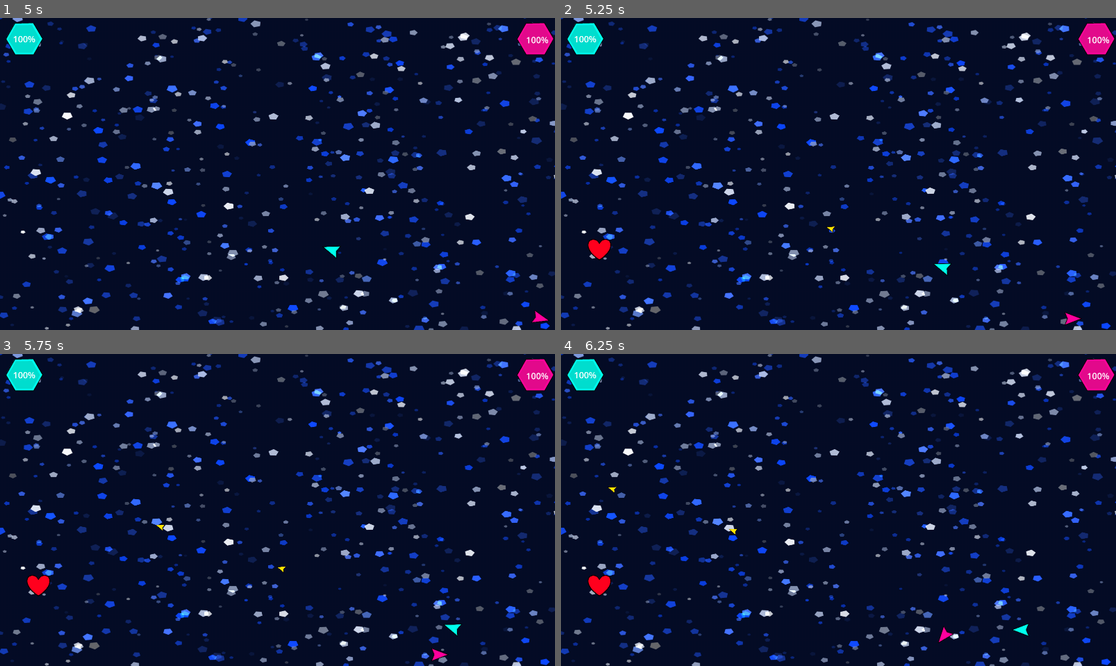
Above: before the commit, frames 1-4 (two rows, left to right).
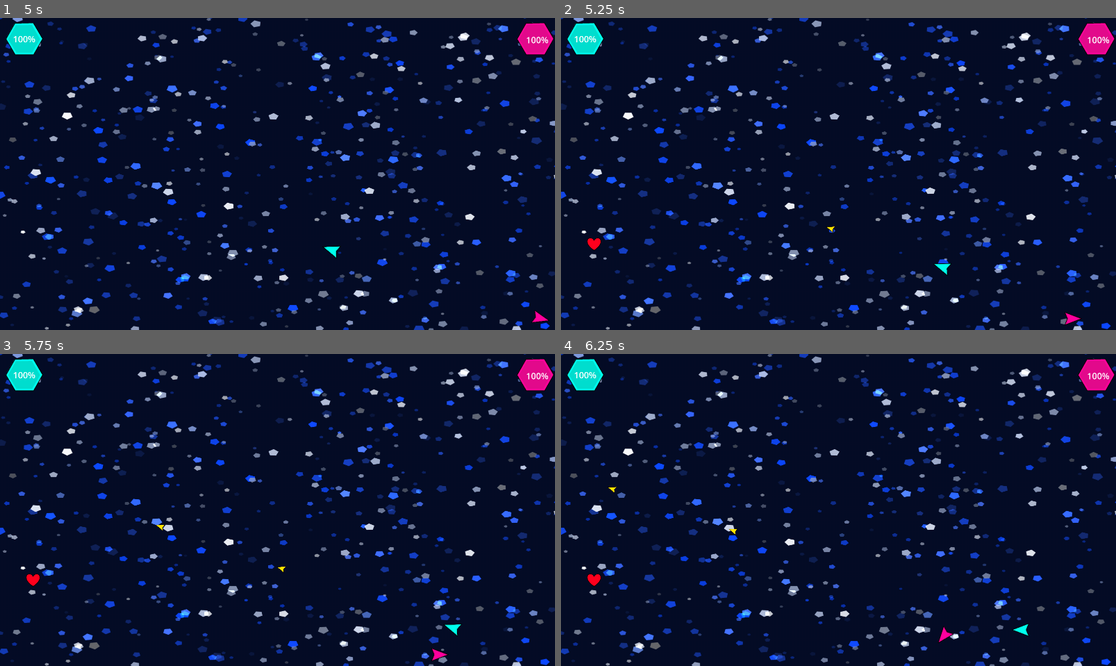
Above: after the commit, the same moments.

Repository: Jsadul/Retro-shooter
Game: Godot game, scene res://Scenes/game.tscn
Same seed, same stepped clock (60 frames per second), same inputs: the game is played once before the commit and once after it.
Inputs:
- Up to frame 1 (5 s): tap Enter at 0.5, 4.25 s; hold Right (ui_right) 0.53-1.28 s; tap A (A) at 0.6, 3.05, 3.6 s; tap D (D) at 0.8, 1.35, 3.8, 4.35 s; hold Down (ui_down) 1.28-2.03 s; tap S (S) at 1.55, 2.1, 4.55 s; tap Space (shoot) at 2, 2.3, 2.85 s; hold Right (ui_right) 2.03-2.78 s; hold Up (ui_up) 2.78-3.53 s; hold Left (ui_left) from 3.53 s (still down)
- Up to frame 2 (5.25 s): tap Space (shoot) at 5 s; release Left (ui_left) at 5.03 s; hold Down (ui_down) from 5.03 s (still down); tap S (S) at 5.1 s
- Up to frame 3 (5.75 s): keep holding Down (ui_down); tap Space (shoot) at 5.3 s
- Up to frame 4 (6.25 s): release Down (ui_down) at 5.78 s; hold Right (ui_right) from 5.78 s (still down); tap Shift (Shoot_2) at 5.85 s; tap A (A) at 6.05 s

Frame 1 is identical in both runs. In frame 2, 0.2% of the frame differs, in the area x 4-10%, y 70-78%; in frame 3, 0.2%; in frame 4, 0.2%.

Commit message:
sound added
sounds for the main game part added

Diff:
--- a/Scenes/bullet.tscn
+++ b/Scenes/bullet.tscn
@@ -2,6 +2,7 @@
 
 [ext_resource type="Script" uid="uid://qirqw4dp0ygs" path="res://Scripts/bullet.gd" id="1_oduel"]
 [ext_resource type="Texture2D" uid="uid://chtrei7h22de" path="res://Assets/Yellow.png" id="2_oduel"]
+[ext_resource type="AudioStream" uid="uid://cvq7rqf05nnbp" path="res://Assets/GUNSupr_Silenced Pistol Fire Short_01.wav" id="3_ycag2"]
 
 [node name="Bullet" type="Area2D" unique_id=339058199]
 collision_layer = 2
@@ -15,4 +16,8 @@
 [node name="CollisionPolygon2D" type="CollisionPolygon2D" parent="." unique_id=419177832]
 polygon = PackedVector2Array(-16, -11, -16, -11, 14, 0, -15, 11, -11, 0)
 
+[node name="GunSuprSilencedPistolFireShort01" type="AudioStreamPlayer" parent="." unique_id=1249116557]
+stream = ExtResource("3_ycag2")
+autoplay = true
+
 [connection signal="area_entered" from="." to="." method="_on_area_entered"]
--- a/Scenes/game.tscn
+++ b/Scenes/game.tscn
@@ -1,10 +1,12 @@
 [gd_scene format=3 uid="uid://b1tian5thiqg1"]
 
+[ext_resource type="Script" uid="uid://btt02xvwwekoq" path="res://Scripts/game.gd" id="1_1l0tm"]
 [ext_resource type="PackedScene" uid="uid://cq6frxh1ndl0b" path="res://Scenes/player_1.tscn" id="1_e2o6t"]
 [ext_resource type="Texture2D" uid="uid://bjgxf5lssi5f6" path="res://Assets/Background.png" id="1_wrm1d"]
 [ext_resource type="PackedScene" uid="uid://drynongpc24eq" path="res://Scenes/player_2.tscn" id="2_feb5d"]
 [ext_resource type="Script" uid="uid://cpu6s4n2q41ud" path="res://Scripts/heal_spawn.gd" id="4_3dryh"]
 [ext_resource type="PackedScene" uid="uid://dhi5gvkjsquku" path="res://Scenes/heal.tscn" id="5_wowpa"]
+[ext_resource type="AudioStream" uid="uid://djsrqc5igemt2" path="res://Assets/Race to Mars.mp3" id="7_v158k"]
 
 [sub_resource type="RectangleShape2D" id="RectangleShape2D_e2o6t"]
 size = Vector2(1947, 20)
@@ -19,6 +21,7 @@
 size = Vector2(20, 1101)
 
 [node name="Game" type="Node2D" unique_id=708080414]
+script = ExtResource("1_1l0tm")
 
 [node name="Background" type="Sprite2D" parent="." unique_id=1590924785]
 position = Vector2(1123, 647)
@@ -27,12 +30,10 @@
 
 [node name="Player1" parent="." unique_id=1007187380 instance=ExtResource("1_e2o6t")]
 position = Vector2(1560, 552)
-collision_layer = 1
 
 [node name="Player2" parent="." unique_id=1854510553 instance=ExtResource("2_feb5d")]
 position = Vector2(424, 552)
 rotation = -3.1415927
-collision_layer = 1
 
 [node name="Barrier" type="StaticBody2D" parent="." unique_id=1437732988]
 
@@ -55,3 +56,7 @@
 [node name="Heal_spawn" type="Node" parent="." unique_id=28464166]
 script = ExtResource("4_3dryh")
 heal_scene = ExtResource("5_wowpa")
+
+[node name="AudioStreamPlayer" type="AudioStreamPlayer" parent="." unique_id=755458773]
+stream = ExtResource("7_v158k")
+autoplay = true
--- a/Scenes/heal.tscn
+++ b/Scenes/heal.tscn
@@ -3,13 +3,15 @@
 [ext_resource type="Texture2D" uid="uid://dgoc43oxm66lr" path="res://Assets/Heal.png" id="1_2bthj"]
 
 [node name="Heal" type="Area2D" unique_id=1703960650]
+scale = Vector2(0.6, 0.6)
 collision_layer = 4
 
 [node name="CollisionPolygon2D" type="CollisionPolygon2D" parent="." unique_id=1302843702]
 position = Vector2(-1, -3)
+scale = Vector2(1.3, 1.3)
 polygon = PackedVector2Array(80, 56, 72, 48, 64, 40, 48, 40, 40, 48, 32, 56, 32, 64, 32, 72, 40, 88, 80, 128, 120, 88, 128, 72, 128, 56, 112, 40, 96, 40)
 
 [node name="Heal" type="Sprite2D" parent="." unique_id=396568673]
-position = Vector2(78, 78)
+position = Vector2(100, 100)
 scale = Vector2(0.2, 0.2)
 texture = ExtResource("1_2bthj")
--- a/Scenes/player_1.tscn
+++ b/Scenes/player_1.tscn
@@ -5,6 +5,8 @@
 [ext_resource type="Texture2D" uid="uid://cjmts03xu02l" path="res://Assets/Rose.png" id="2_tmdyv"]
 [ext_resource type="Texture2D" uid="uid://bl51ryytih4cn" path="res://Assets/P1_hex_empty.png" id="4_aatkl"]
 [ext_resource type="Texture2D" uid="uid://dr1et42tegi3m" path="res://Assets/P1_hex_full.png" id="5_lp8rx"]
+[ext_resource type="AudioStream" uid="uid://byyr00npym62y" path="res://Assets/hitHurt.mp3" id="6_lp8rx"]
+[ext_resource type="AudioStream" uid="uid://dy5rywm6hkxkw" path="res://Assets/healsound.mp3" id="7_jkush"]
 
 [sub_resource type="LabelSettings" id="LabelSettings_jkush"]
 font_size = 150
@@ -31,9 +33,9 @@
 collision_mask = 2
 
 [node name="CollisionPolygon2D2" type="CollisionPolygon2D" parent="Area2D" unique_id=1167717220]
-position = Vector2(-4, 0)
+position = Vector2(-3, 0)
 rotation = 1.5707964
-scale = Vector2(0.7, 0.7)
+scale = Vector2(0.6, 0.6)
 polygon = PackedVector2Array(0, -48, -40, 59, 0, 42, 41, 59)
 
 [node name="CanvasLayer" type="CanvasLayer" parent="." unique_id=1741947742]
@@ -95,5 +97,11 @@
 scale = Vector2(0.2, 0.2)
 polygon = PackedVector2Array(0, -48, -40, 59, 0, 42, 41, 59)
 
+[node name="HitHurt" type="AudioStreamPlayer" parent="." unique_id=1372427855]
+stream = ExtResource("6_lp8rx")
+
+[node name="Healsound" type="AudioStreamPlayer" parent="." unique_id=1560809786]
+stream = ExtResource("7_jkush")
+
 [connection signal="area_entered" from="Area2D" to="." method="_on_area_2d_area_entered"]
 [connection signal="area_entered" from="HealDitect" to="." method="_on_heal_ditect_area_entered"]
--- a/Scenes/player_2.tscn
+++ b/Scenes/player_2.tscn
@@ -5,6 +5,8 @@
 [ext_resource type="PackedScene" uid="uid://cgty2p5h507do" path="res://Scenes/bullet.tscn" id="2_eus2p"]
 [ext_resource type="Texture2D" uid="uid://ctq735575c2db" path="res://Assets/P2_hex_empty.png" id="4_eus2p"]
 [ext_resource type="Texture2D" uid="uid://vju7gf7gkr00" path="res://Assets/P2_hex_full.png" id="5_6cafw"]
+[ext_resource type="AudioStream" uid="uid://byyr00npym62y" path="res://Assets/hitHurt.mp3" id="6_6cafw"]
+[ext_resource type="AudioStream" uid="uid://dy5rywm6hkxkw" path="res://Assets/healsound.mp3" id="7_mtyrt"]
 
 [sub_resource type="LabelSettings" id="LabelSettings_wrm1d"]
 font_size = 150
@@ -33,7 +35,7 @@
 [node name="CollisionPolygon2D2" type="CollisionPolygon2D" parent="Area2D" unique_id=509457243]
 position = Vector2(-4, 0)
 rotation = 1.5707964
-scale = Vector2(0.7, 0.7)
+scale = Vector2(0.6, 0.6)
 polygon = PackedVector2Array(0, -48, -41, 59, 0, 42, 41, 59)
 
 [node name="CanvasLayer" type="CanvasLayer" parent="." unique_id=161491593]
@@ -90,4 +92,10 @@
 scale = Vector2(0.2, 0.2)
 polygon = PackedVector2Array(0, -48, -40, 59, 0, 42, 41, 59)
 
+[node name="HitHurt" type="AudioStreamPlayer" parent="." unique_id=1387381237]
+stream = ExtResource("6_6cafw")
+
+[node name="Healsound" type="AudioStreamPlayer" parent="." unique_id=412676835]
+stream = ExtResource("7_mtyrt")
+
 [connection signal="area_entered" from="HealDitect" to="." method="_on_heal_ditect_area_entered"]
--- /dev/null
+++ b/Scripts/game.gd
@@ -0,0 +1,6 @@
+extends Node2D
+
+
+# Called when the node enters the scene tree for the first time.
+func _ready() -> void:
+	pass # Replace with function body.
--- a/Scripts/main_menu.gd
+++ b/Scripts/main_menu.gd
@@ -5,3 +5,9 @@
 
 func _on_quit_pressed():
 	get_tree().quit()
+
+
+#credits
+#	Dos88- music (space)
+# shapeforms (shoot)
+#pixabay (hurt)
--- a/Scripts/player_1.gd
+++ b/Scripts/player_1.gd
@@ -50,12 +50,14 @@
 	health -= damage
 	$CPUParticles2D.global_rotation = bullet.global_rotation
 	$CPUParticles2D.restart()
+	$HitHurt.play()
 	print(name, " hit, health: ", health)
 	if health < 1:
 		queue_free()
 
 func _on_heal_ditect_area_entered(area: Area2D) -> void:
 	health += heal_value
+	$Healsound.play()
 	if health > max_health:
 		health=max_health
 	print("heal")
--- a/Scripts/player_2.gd
+++ b/Scripts/player_2.gd
@@ -48,16 +48,16 @@
 
 func _on_hit(bullet):
 	health -= damage
-	$CanvasLayer/Hex_bar.value = health
-	$CanvasLayer/Hex_bar/Hex_lable.text = str(health) + "%"
 	$CPUParticles2D.global_rotation = bullet.global_rotation
 	$CPUParticles2D.restart()
+	$HitHurt.play()
 	print(name, " hit, health: ", health)
 	if health < 1:
 		queue_free()
 
 func _on_heal_ditect_area_entered(area: Area2D) -> void:
 	health += heal_value
+	$Healsound.play()
 	if health > max_health:
 		health=max_health
 	print("heal")
--- /dev/null
+++ b/default_bus_layout.tres
@@ -0,0 +1,4 @@
+[gd_resource type="AudioBusLayout" format=3 uid="uid://wxw6p44lfly7"]
+
+[resource]
+bus/0/volume_db = 6.0199986
Not shown, added: Assets/GUNSupr_Silenced Pistol Fire Short_01.wav.import
Not shown, added: Assets/Race to Mars.mp3.import
Not shown, added: Assets/healsound.mp3.import
Not shown, added: Assets/hitHurt.mp3.import
Not shown, added: Scripts/game.gd.uid
Not shown, added: Assets/GUNSupr_Silenced Pistol Fire Short_01.wav
Not shown, added: Assets/Race to Mars.mp3
Not shown, added: Assets/healsound.mp3
Not shown, added: Assets/hitHurt.mp3
